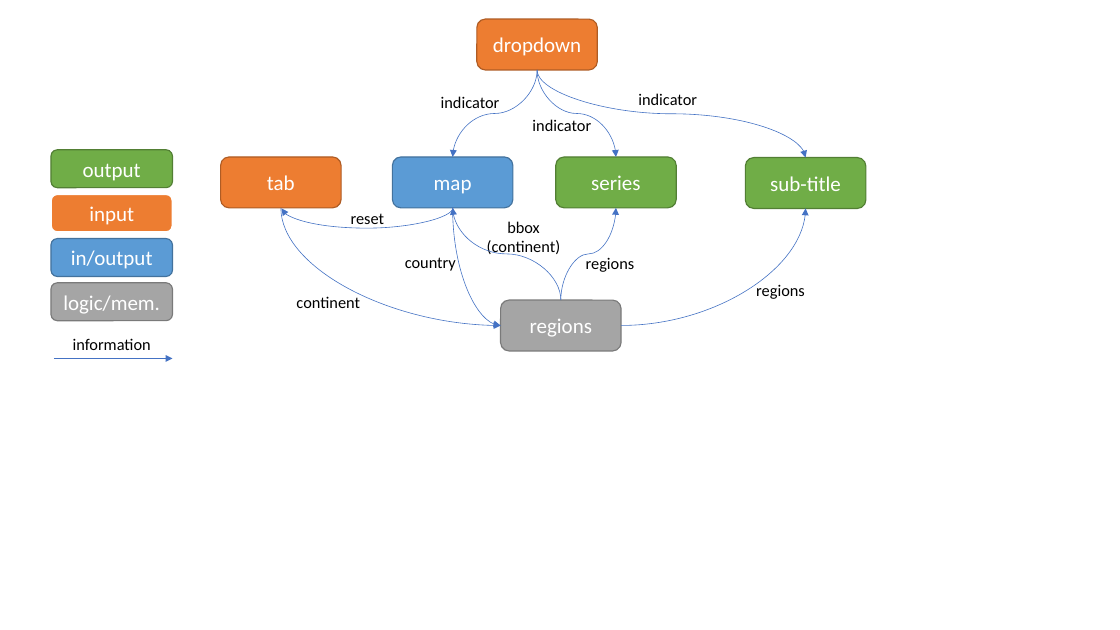
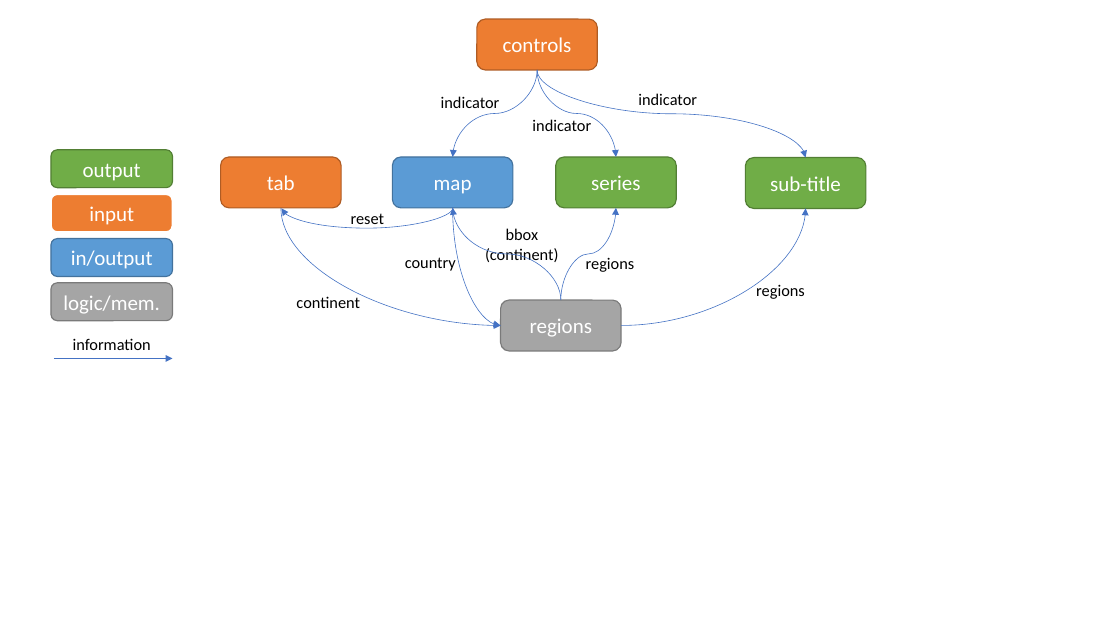
Before and after one commit to ditori1976/covid_app, a slide deck: slide 1 of notebooks/interactions.pptx. Drawn at 1120x630 pixels with LibreOffice and Linux fonts; fonts in the diff are those of the drawing. Boxes give left, top, right and bottom in pixels: in the first picture for what was removed or moved away, otherwise in the second. Text is boxed around its words. In the diff, an @@ line names an element or a change of style, - is before the commit and + after.

```diff
--- a/notebooks/interactions.pptx
+++ b/notebooks/interactions.pptx
@@ text in rounded rectangle at (x1=503, y1=37, x2=572, y2=52): text changed @@
-dropdown
+controls
@@ text "bbox" moved from (x1=487, y1=221, x2=560, y2=257) to (x1=485, y1=228, x2=558, y2=265) @@
```
Also in this commit, not shown: 4 slides added, 4 other files.
